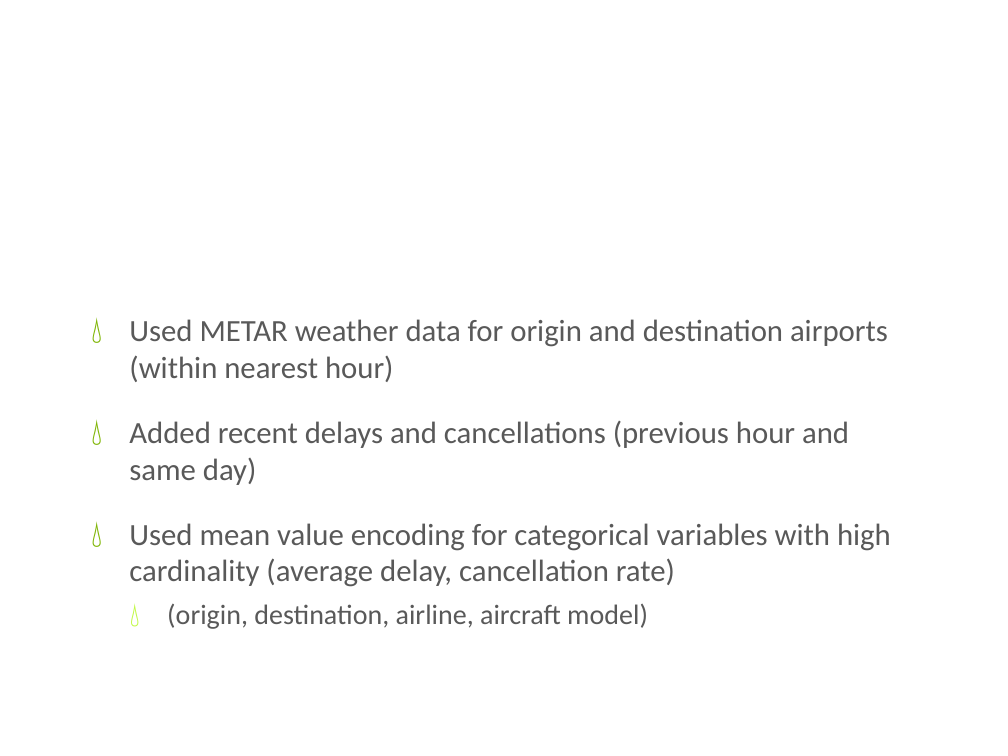
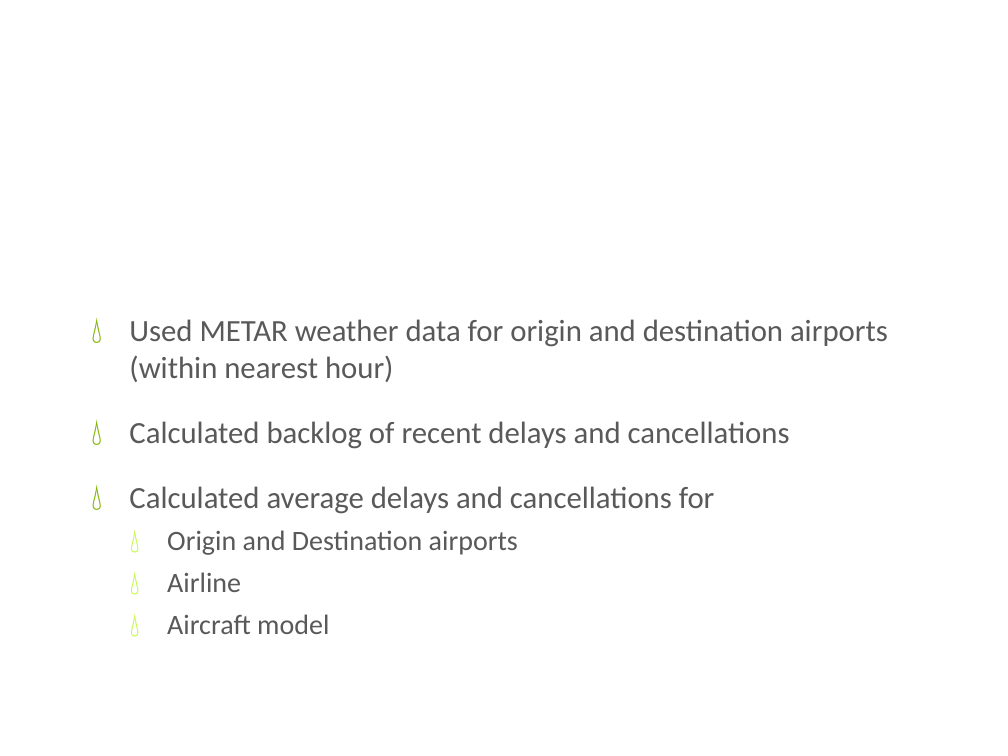
Before and after one commit to dermot-cochran/Interview_data, a slide deck: slide 3 of CaseStudyPresentation.pptx. Drawn at 1008x756 pixels with LibreOffice and Linux fonts; fonts in the diff are those of the drawing; background and template pictures are left out. Boxes give left, top, right and bottom in pixels: in the first picture for what was removed or moved away, otherwise in the second. Text is boxed around its words. In the diff, an @@ line names an element or a change of style, - is before the commit and + after.

```diff
--- a/CaseStudyPresentation.pptx
+++ b/CaseStudyPresentation.pptx
@@ text at [129,421,790,634]: text changed @@
-💧 Added recent delays and cancellations (previous hour and same day)
-💧 Used mean value encoding for categorical variables with high cardinality (average delay, cancellation rate)
-  💧 (origin, destination, airline, aircraft model)
+💧 Calculated backlog of recent delays and cancellations
+💧 Calculated average delays and cancellations for
+  💧 Origin and Destination airports
+  💧 Airline
+  💧 Aircraft model
```
Also in this commit, not shown: 4 other slides changed, 1 other file.
